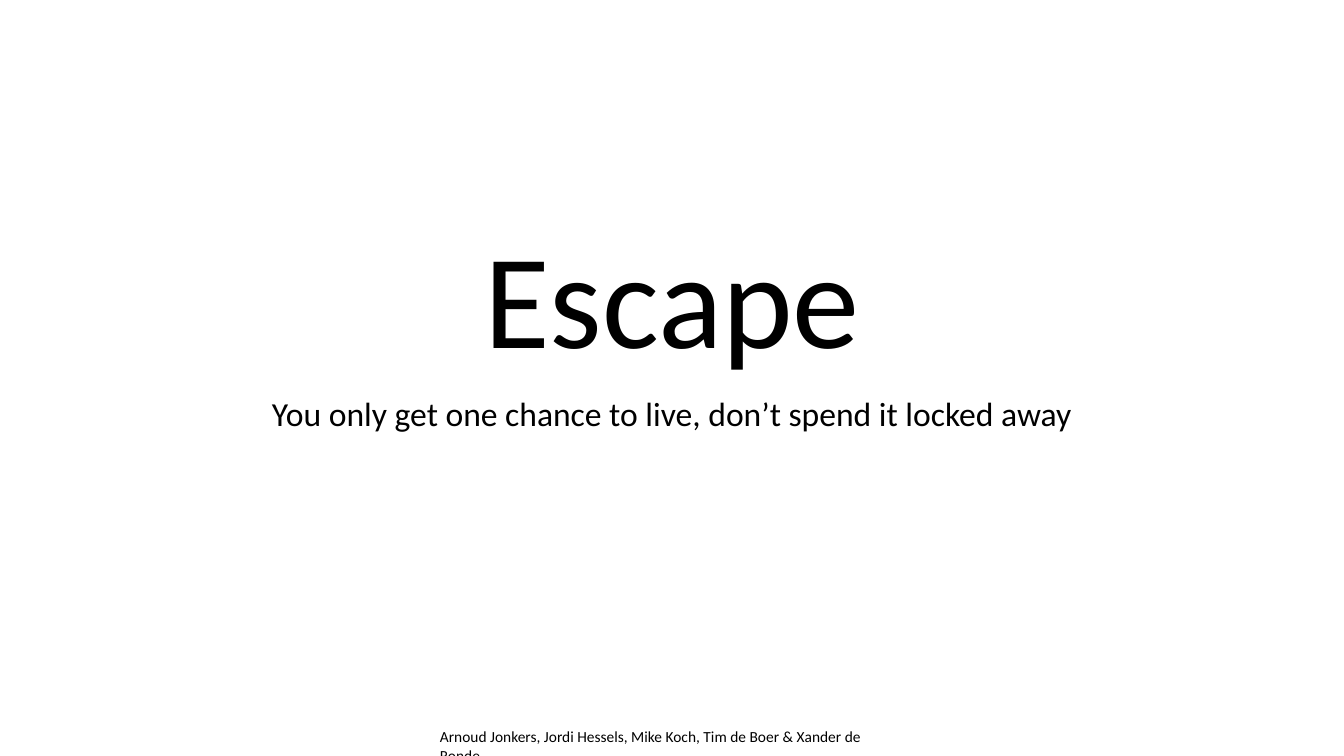
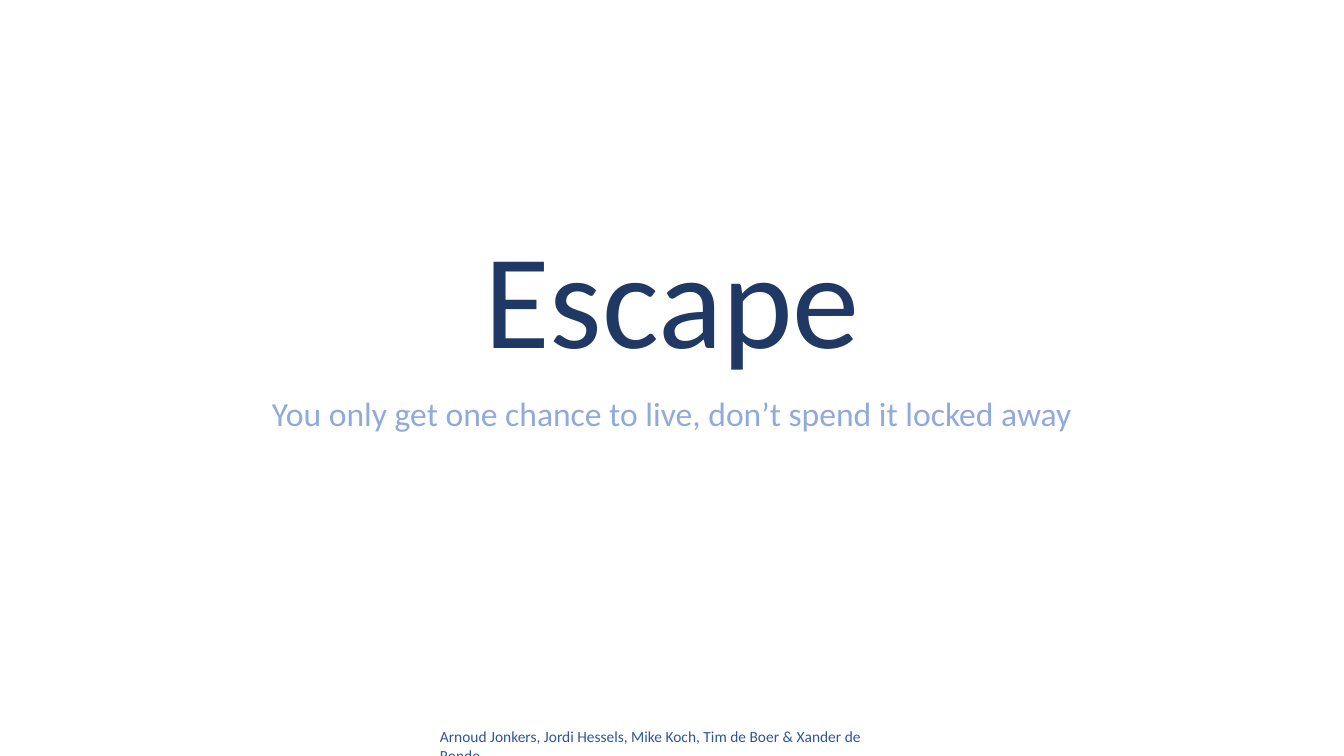
Before and after one commit to tim427/minorproject, a slide deck: slide 1 of Presentation/Presentation.pptx. Drawn at 1344x756 pixels with LibreOffice and Linux fonts; fonts in the diff are those of the drawing. Boxes give left, top, right and bottom in pixels: in the first picture for what was removed or moved away, otherwise in the second. Text is boxed around its words. In the diff, an @@ line names an element or a change of style, - is before the commit and + after.

```diff
--- a/Presentation/Presentation.pptx
+++ b/Presentation/Presentation.pptx
@@ text "Escape" at box(484, 261, 860, 370): text colour #000000 to #203864 @@
@@ text "You only get one chance ..." at box(272, 402, 1071, 432): text colour #000000 to #8FAADC @@
@@ text "Arnoud Jonkers, Jordi Hessels, Mike ..." at box(440, 731, 861, 744): text colour #000000 to #2F5597 @@
```
Also in this commit, not shown: 6 other slides changed, 5 other files.
